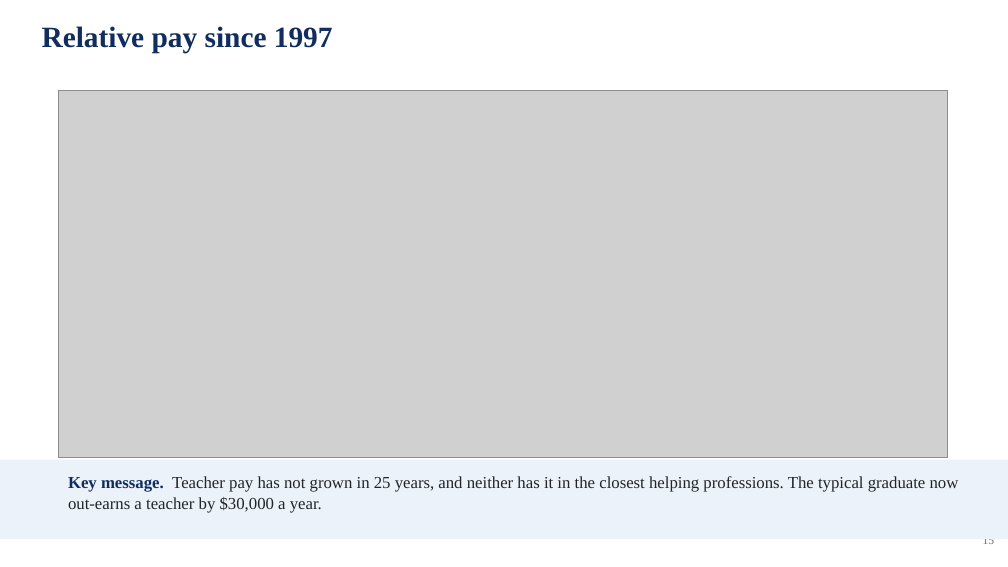
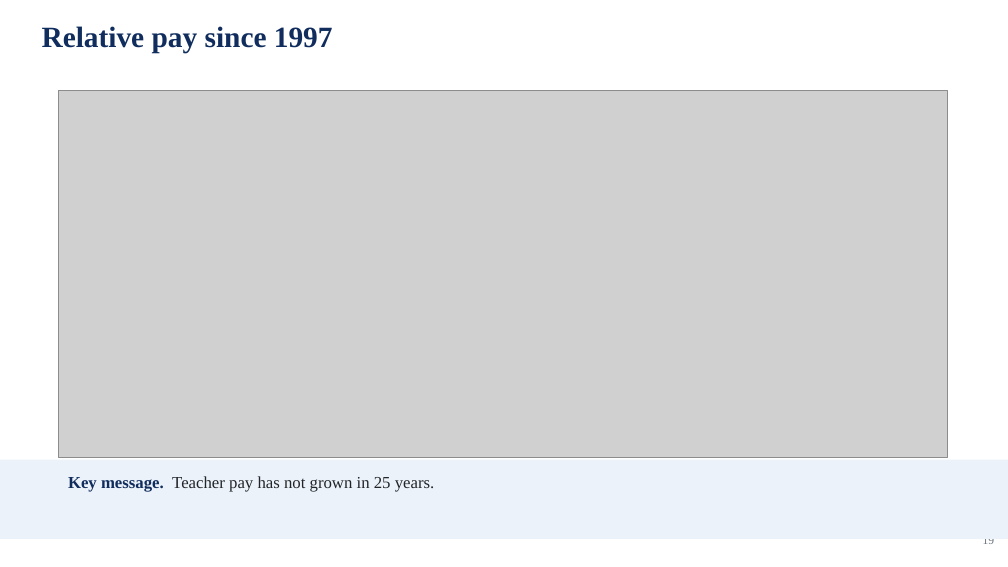
Before and after one commit to jedr1-ship-it/Alternative-Pathways----Quant, a slide deck: slide 19 of report/data_cluster/Proyect_US_policy.pptx (slide 15 before the commit). Drawn at 1008x567 pixels with LibreOffice and Linux fonts; fonts in the diff are those of the drawing; grey boxes stand for pictures. Boxes give left, top, right and bottom in pixels: in the first picture for what was removed or moved away, otherwise in the second. Text is boxed around its words. In the diff, an @@ line names an element or a change of style, - is before the commit and + after.

```diff
--- a/report/data_cluster/Proyect_US_policy.pptx
+++ b/report/data_cluster/Proyect_US_policy.pptx
@@ text at bbox=[68, 476, 435, 492]: text changed @@
-Key message. Teacher pay has not grown in 25 years, and neither has it in the closest helping professions. The typical graduate now out-earns a teacher by $30,000 a year.
+Key message. Teacher pay has not grown in 25 years.
```
Also in this commit, not shown: 13 other slides changed, 11 slides added, 4 slides removed, 1 other file.
